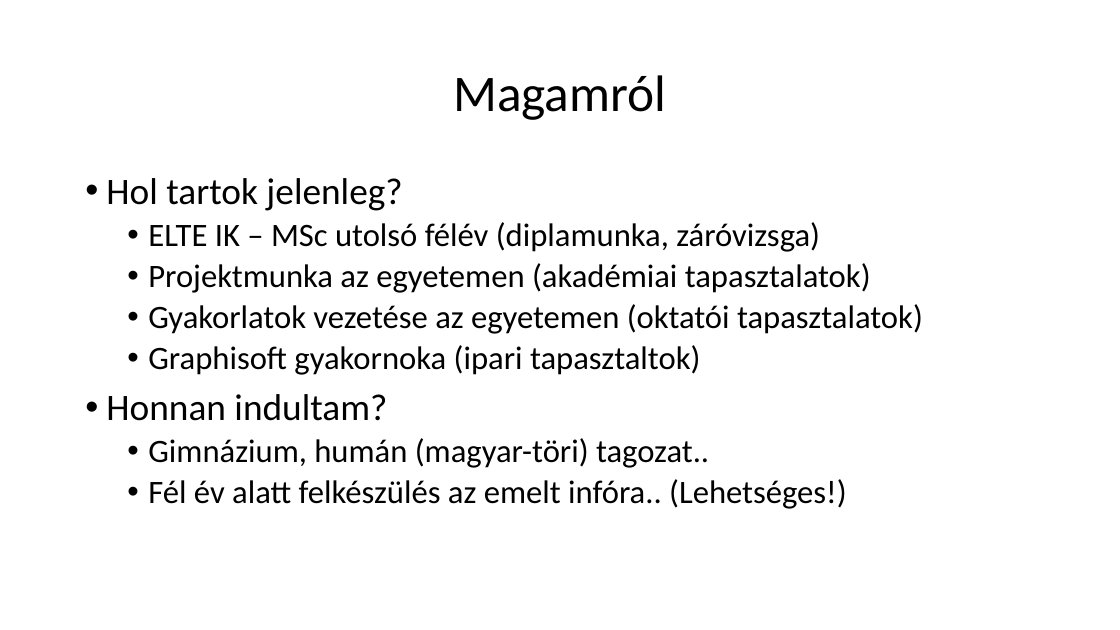
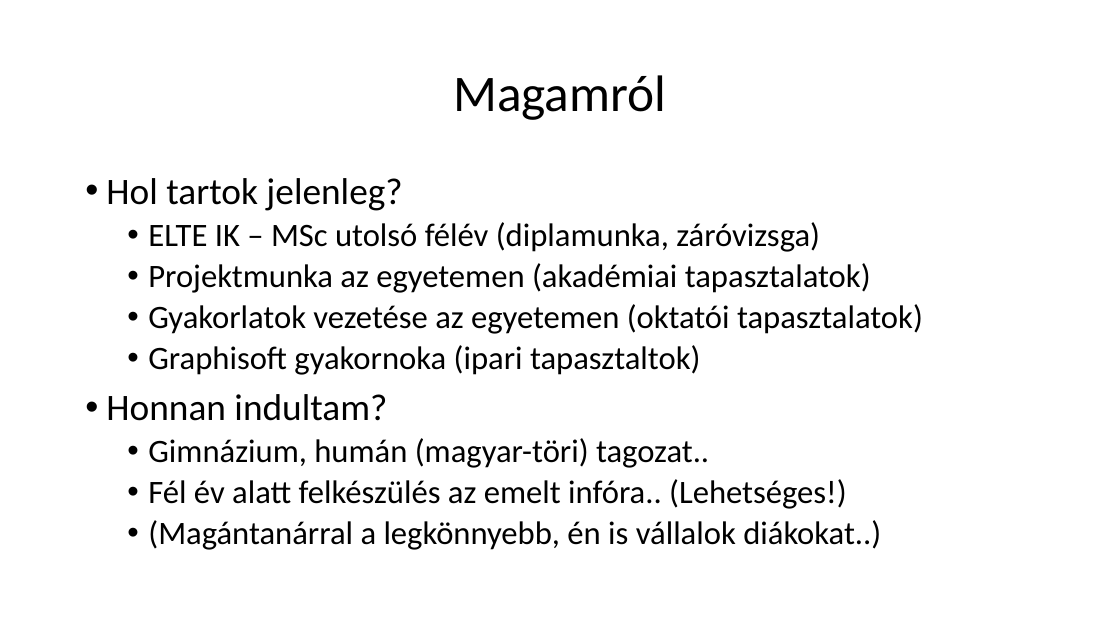
Before and after one commit to nagyandras95/Egyetem, a slide deck: slide 2 of efop/03/Programozók világa.pptx. Drawn at 1120x630 pixels with LibreOffice and Linux fonts; fonts in the diff are those of the drawing. Boxes give left, top, right and bottom in pixels: in the first picture for what was removed or moved away, otherwise in the second. Text is boxed around its words. In the diff, an @@ line names an element or a change of style, - is before the commit and + after.

```diff
--- a/efop/03/Programozók világa.pptx
+++ b/efop/03/Programozók világa.pptx
@@ text at <box>148,520,881,550</box>: paragraph added @@
+  • (Magántanárral a legkönnyebb, én is vállalok diákokat..)
```
Also in this commit, not shown: 7 other slides changed, 1 other file.
